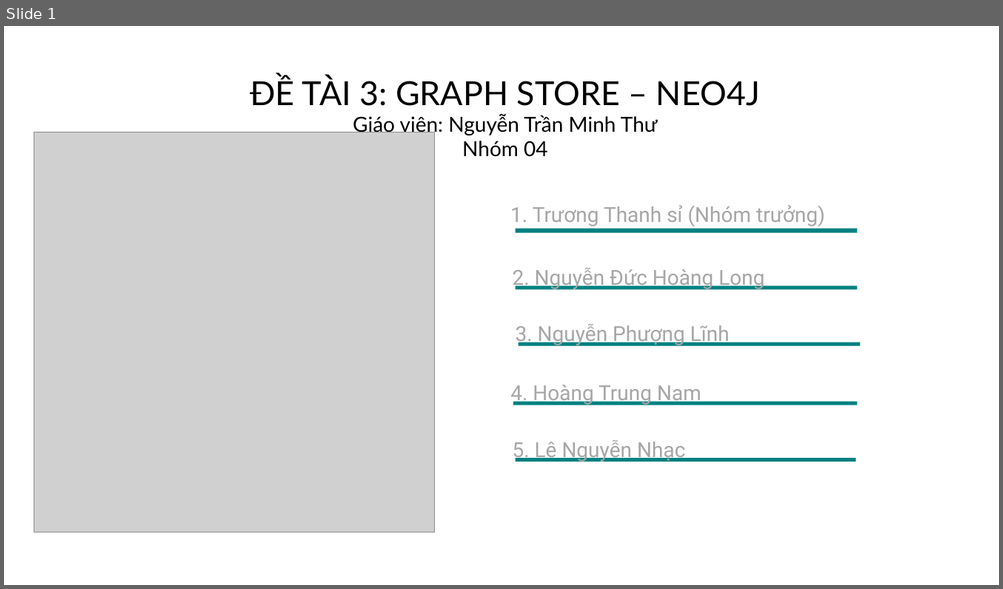
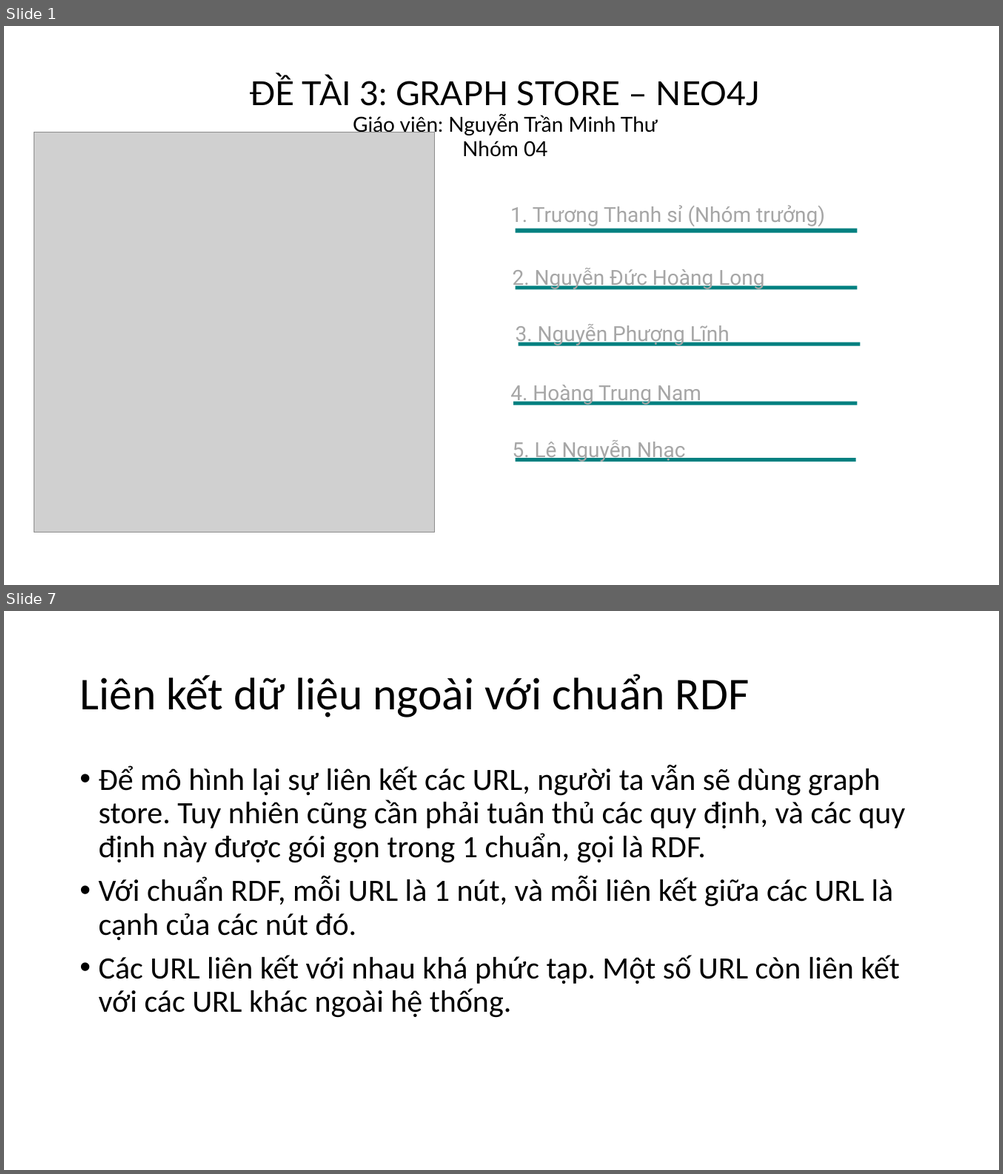
Before and after one commit to NguyenDucHoangLong/Group_4_HTTTHD, a slide deck: Document/Seminar/Slide/Slide_Nhóm 4.pptx. Shown one above the other, each under a label of ours: slide 1 before the commit, slides 1 and 7 after it; the slides between them are not shown. The pictures are 1003x589 and 1003x1174 pixels, drawn with LibreOffice and Linux fonts; fonts in the diff are those of the drawing; grey boxes stand for pictures. Boxes give left, top, right and bottom in pixels: in the first picture for what was removed or moved away, otherwise in the second. Text is boxed around its words. In the diff, an @@ line names an element or a change of style, - is before the commit and + after.

Commit message:
graph store chưa xong

```diff
--- a/Document/Seminar/Slide/Slide_Nhóm 4.pptx
+++ b/Document/Seminar/Slide/Slide_Nhóm 4.pptx
@@ slide 7 added at (4,611,999,1170), background #FFFFFF @@
@@ title added at (79,674,749,718), 44 pt, text #000000 @@
+Liên kết dữ liệu ngoài với chuẩn RDF
@@ text added at (99,765,905,1018), 30 pt, text #000000 @@
+• Để mô hình lại sự liên kết các URL, người ta vẫn sẽ dùng graph store. Tuy nhiên cũng cần phải tuân thủ các quy định, và các quy định này được gói gọn trong 1 chuẩn, gọi là RDF.
+• Với chuẩn RDF, mỗi URL là 1 nút, và mỗi liên kết giữa các URL là cạnh của các nút đó.
+• Các URL liên kết với nhau khá phức tạp. Một số URL còn liên kết với các URL khác ngoài hệ thống.
```
Also in this commit, not shown: 1 slide changed, 8 other slides added, 1 slide removed.
